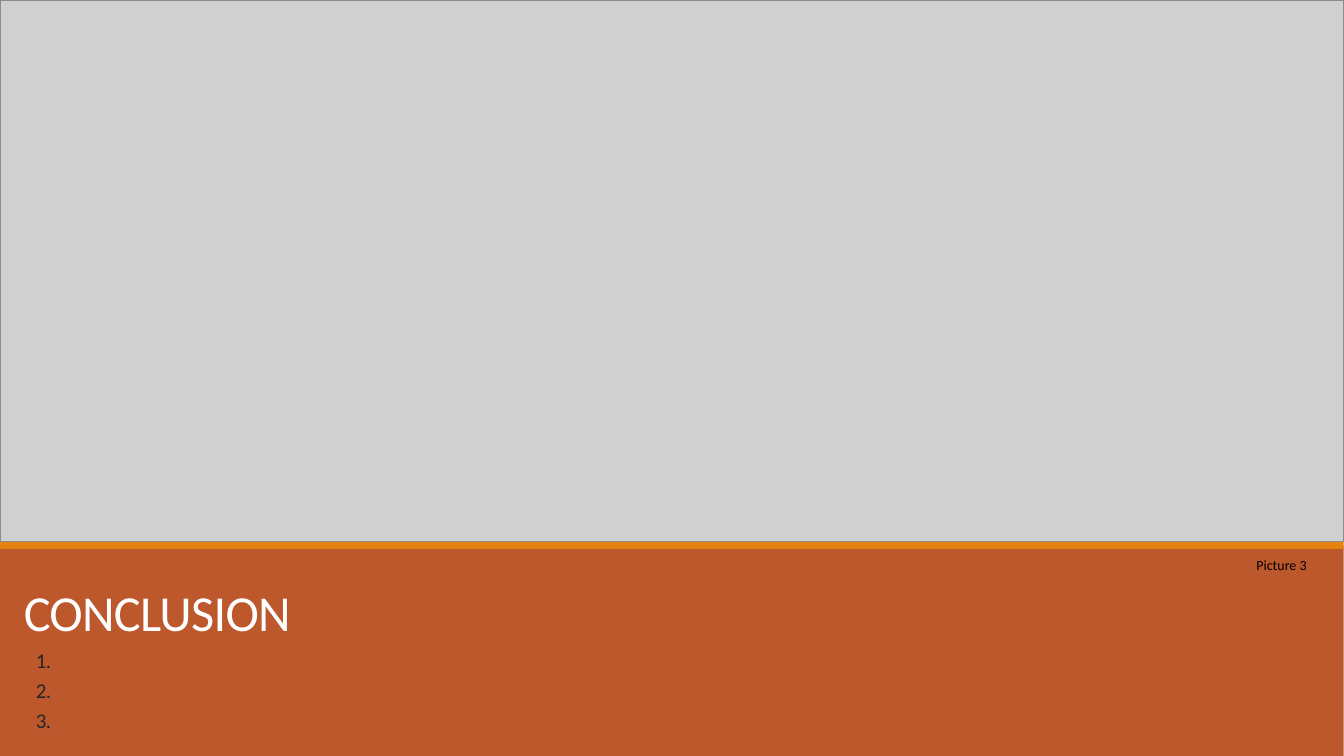
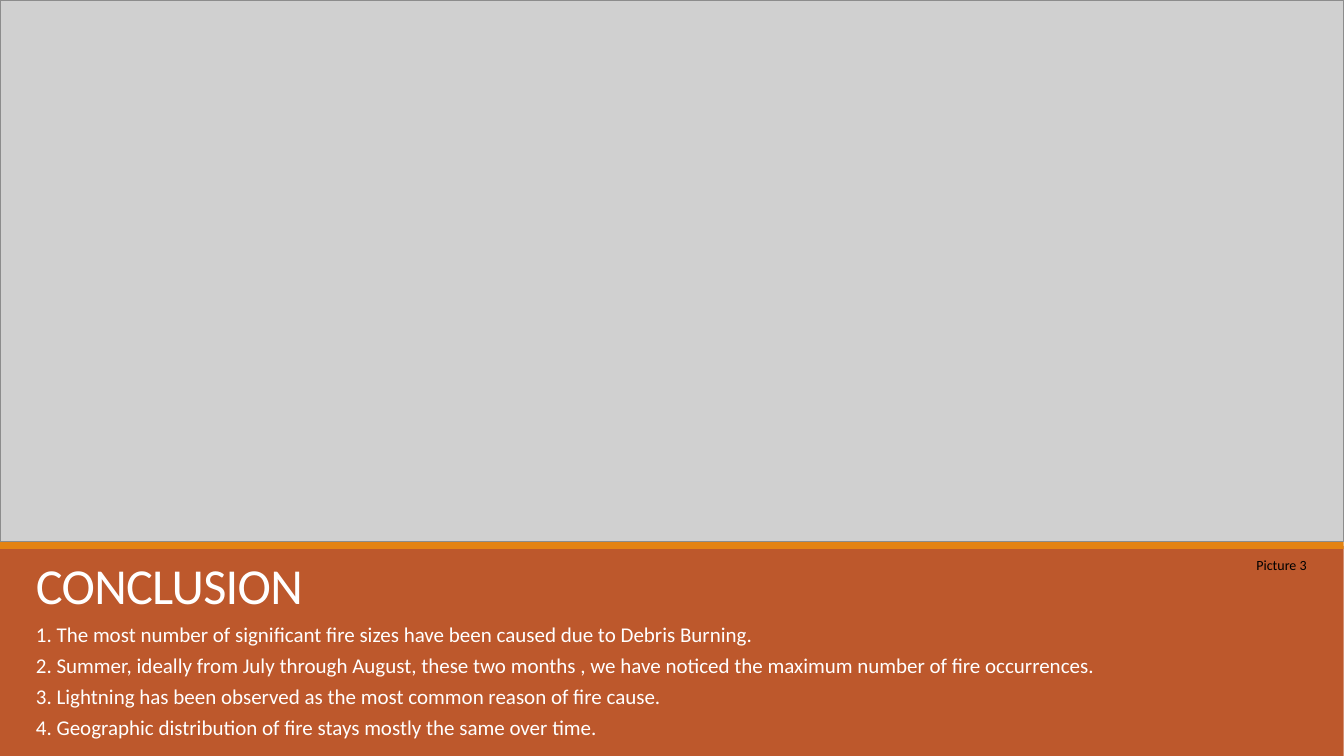
Before and after one commit to mturnell001/Project-1, a slide deck: slide 11 of US Wildfire presentation.pptx (slide 10 before the commit). Drawn at 1344x756 pixels with LibreOffice and Linux fonts; fonts in the diff are those of the drawing; grey boxes stand for pictures. Boxes give left, top, right and bottom in pixels: in the first picture for what was removed or moved away, otherwise in the second. Text is boxed around its words. In the diff, an @@ line names an element or a change of style, - is before the commit and + after.

```diff
--- a/US Wildfire presentation.pptx
+++ b/US Wildfire presentation.pptx
@@ title "CONCLUSION": place and size @@
-title "CONCLUSION" at (24,598,291,632)
+title "CONCLUSION" at (36,571,303,605)
@@ text at (36,627,1093,739): text changed; text colour #262626 to #FFFFFF @@
-1.
-2.
-3.
+1. The most number of significant fire sizes have been caused due to Debris Burning.
+2. Summer, ideally from July through August, these two months , we have noticed the maximum number of fire occurrences.
+3. Lightning has been observed as the most common reason of fire cause.
+4. Geographic distribution of fire stays mostly the same over time.
```
Also in this commit, not shown: 6 other slides changed, 3 slides added, 2 slides removed.
